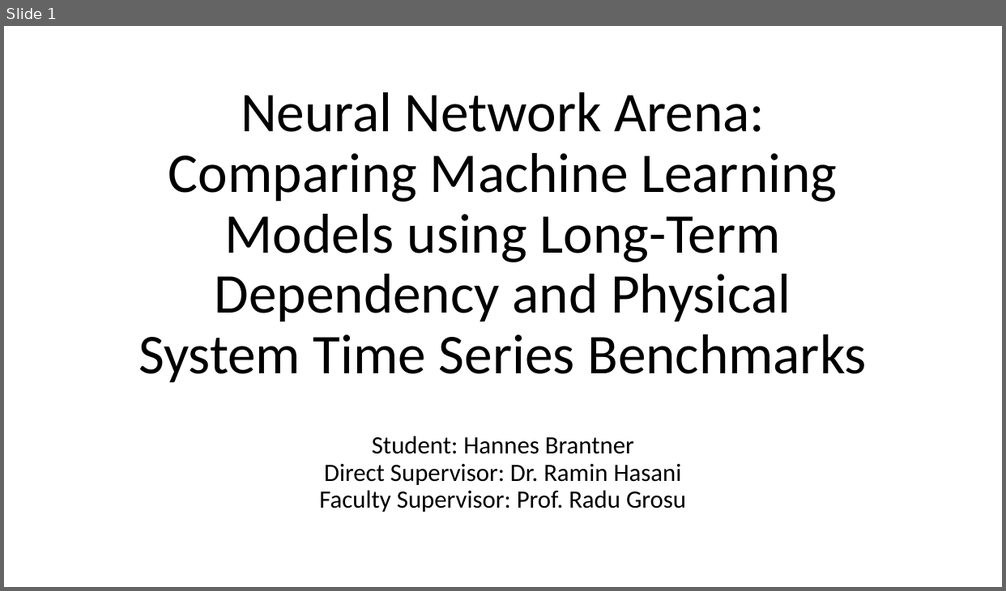
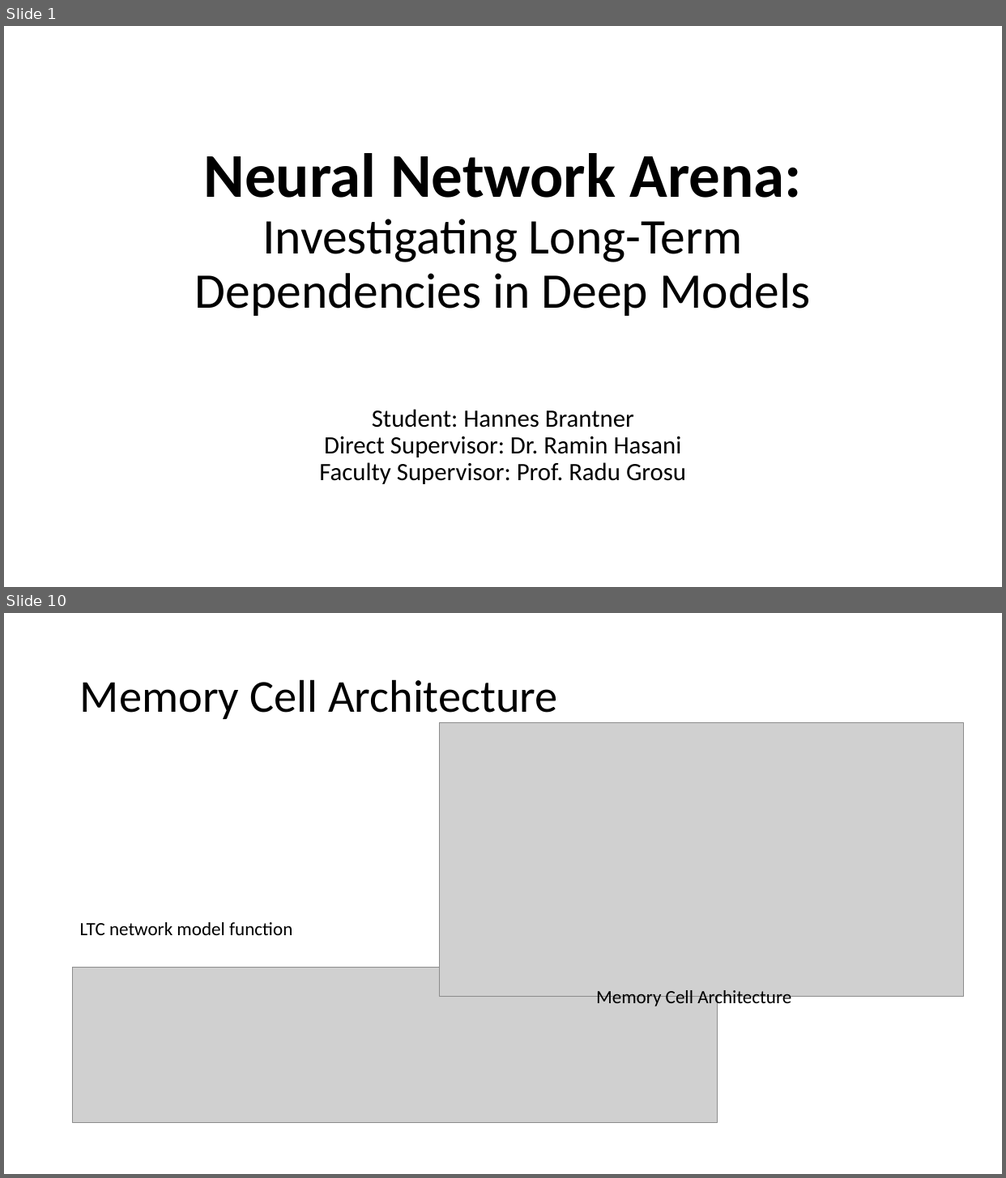
Before and after one commit to Oidlichtnwoada/NeuralNetworkArena, a slide deck: thesis/presentations/thesis_presentation.pptx. Shown one above the other, each under a label of ours: slide 1 before the commit, slides 1 and 10 after it; the slides between them are not shown. The pictures are 1006x591 and 1006x1178 pixels, drawn with LibreOffice and Linux fonts; fonts in the diff are those of the drawing; grey boxes stand for pictures. Boxes give left, top, right and bottom in pixels: in the first picture for what was removed or moved away, otherwise in the second. Text is boxed around its words. In the diff, an @@ line names an element or a change of style, - is before the commit and + after.

```diff
--- a/thesis/presentations/thesis_presentation.pptx
+++ b/thesis/presentations/thesis_presentation.pptx
@@ slide 10 added at [4,613,1002,1174], background #FFFFFF @@
@@ title added at [80,679,558,719], 44 pt, text #000000 @@
+Memory Cell Architecture
@@ picture added at [440,723,964,997] @@
@@ text added at [80,922,292,935], 18 pt, text #000000 @@
+LTC network model function
@@ picture added at [73,968,718,1123] @@
@@ text added at [596,990,791,1009], 18 pt, text #000000 @@
+Memory Cell Architecture
@@ slide 1 changed as well @@
@@ title at [195,153,810,316]: text changed; size 54 to 48 pt @@
-Neural Network Arena: Comparing Machine Learning Models using Long-Term Dependency and Physical System Time Series Benchmarks
+Neural Network Arena: Investigating Long-Term Dependencies in Deep Models
@@ subtitle "Student: Hannes Brantner Direct Supervisor: ...": place and size @@
-subtitle "Student: Hannes Brantner Direct Supervisor: ..." at [319,436,686,512]
+subtitle "Student: Hannes Brantner Direct Supervisor: ..." at [319,409,686,484]
```
Also in this commit, not shown: 3 other slides changed, 15 other slides added, 35 slides removed, 2 other files.
